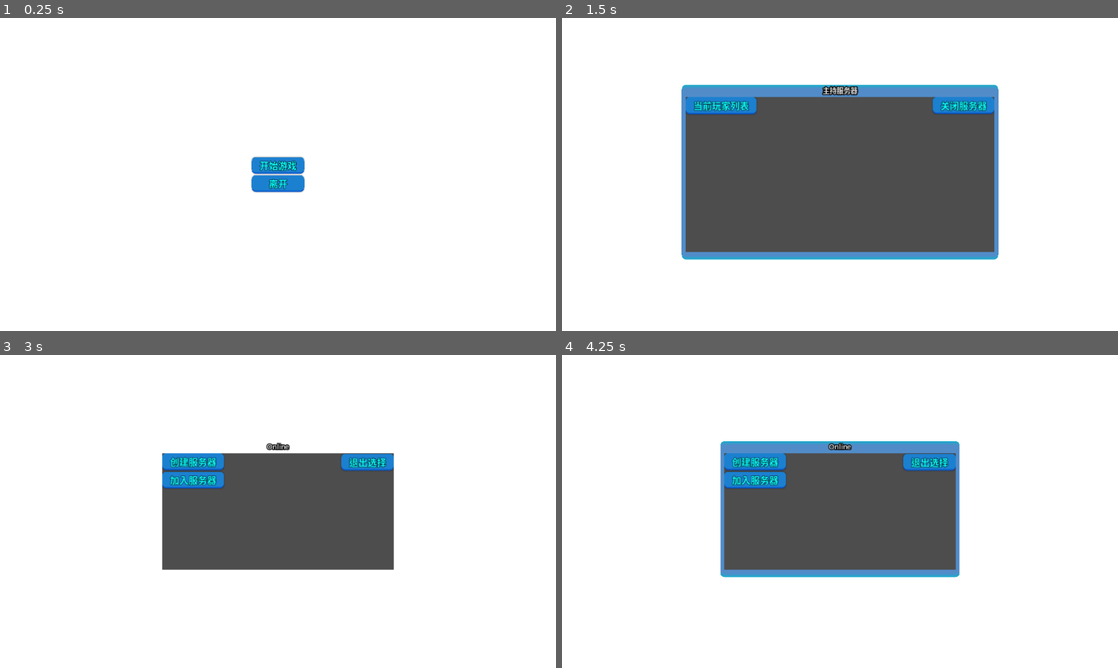
Above: before the commit, frames 1-4 (two rows, left to right).
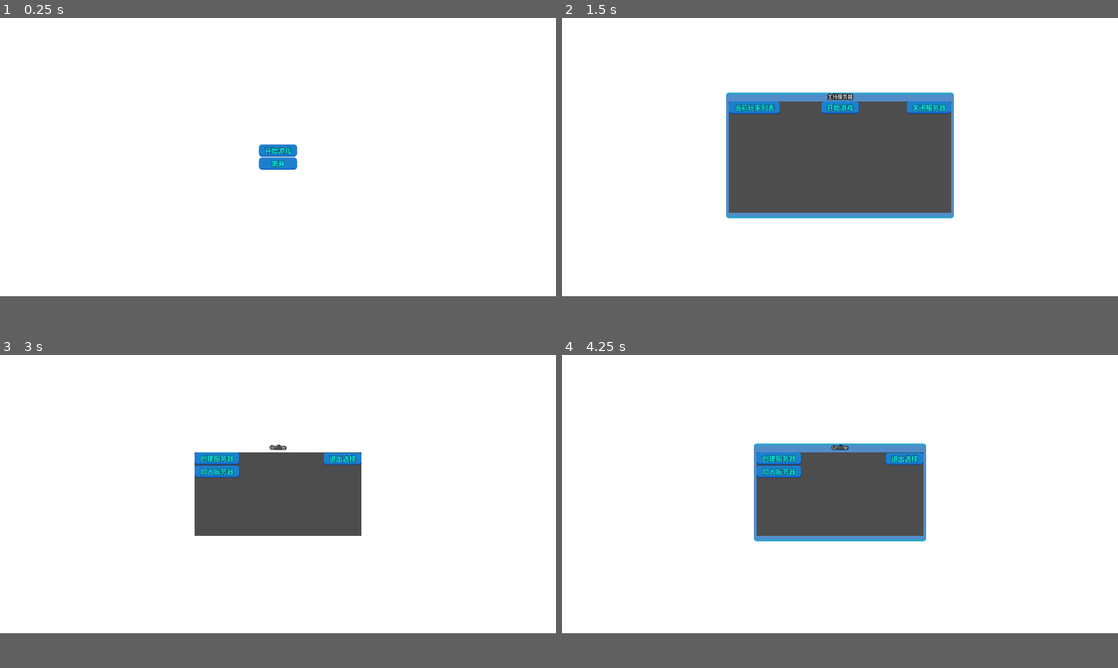
Above: after the commit, the same moments.

Repository: looooiiui/2D-Online-Sample-Game
Game: Godot game, scene res://02Scenes/MainMenu/main_menu.tscn
The game is run twice, just before and just after one commit, with the same random seed, the same clock (stepped at 60 frames per second) and the same inputs. The engine's default icon, where the game draws it, is replaced by a stand-in: a white triangle on a blue panel in a dark square.
Inputs:
- Up to frame 1 (0.25 s): no input
- Up to frame 2 (1.5 s): click "开始游戏" at 0.5 s; click "创建服务器" at 1.25 s
- Up to frame 3 (3 s): click "加入服务器" at 2 s; click "关闭服务器" at 2.75 s
- Up to frame 4 (4.25 s): click "开始游戏" at 3.5 s
In our replay, the window is 800x450 before the commit and 800x400 after it. These sizes can differ from the game's own. Grey fills any space a smaller window leaves; there, only what the larger window draws over its background counts as a difference.

The runs differ from the first frame. In frame 1, 1.3% of the frame differs, in the area x 45-55%, y 40-56%; in frame 2, 18%, in the area x 21-79%, y 21-78%; in frame 3, 8.8%; in frame 4, 11%.

Commit message:
1. 更新了局域网联机 2. 优化了网络架构

Diff:
--- a/00_Engine/MultiplayerOnline/Server/Client/client.gd
+++ b/00_Engine/MultiplayerOnline/Server/Client/client.gd
@@ -1,20 +1,30 @@
 extends Node2D
 
-const PORT: int 			= 7777
-const SERVER_IP: String 	= "127.0.0.1"
+#固定连接端口(演示)
+var PORT: int 			= 7777
+#本机测试地址
+var SERVER_IP: String 	= "26.224.10.101"
 
+#服务器连接超时信号
+signal server_connect_failed
+
+#创建客户端
 func create_client() -> bool:
 	var peer = ENetMultiplayerPeer.new()
 	if peer == null:
 		push_error("客户端启动失败")
 
-	#创建客户端
+	#创建客户端(对等体连接IP)
 	var err = peer.create_client(SERVER_IP, PORT)
 	if err != OK:
 		push_error("服务器启动失败")
 		return false
 	multiplayer.multiplayer_peer = peer
-	#监听连接结果
+
+	## 监听连接结果
+	## connected_to_server 			为Godot中网络自带API，负责检测成功连接到服务器(连接成功)
+	## connection_failed			为Godot中网络自带API，负责检测未能连接到服务器(连接超时)
+
 	multiplayer.connected_to_server.connect(_on_connected_ok)
 	multiplayer.connection_failed.connect(_on_connected_fail)
 	print("正在连接服务器")
@@ -26,15 +36,18 @@
 
 func _on_connected_fail() -> void:
 	print("连接服务器失败")
-	Server.alreadyCreateClient = false
+
+	#连接超时发送连接超时信号
+	server_connect_failed.emit()
 
 #断开客户端连接
 func close_client() -> bool:
+	#获取客户端对等体并清空
 	var peer = multiplayer.multiplayer_peer
 	if peer == null:
 		return false
 
-	#关闭服务器
+	#关闭客户端(防止服务器端口误点击关闭客户端而关闭服务端)
 	if multiplayer.get_unique_id() == 1:
 		push_error("本机器为服务端口，不是客户端口，不可使用客户端口关闭")
 		return false
--- /dev/null
+++ b/00_Engine/MultiplayerOnline/Server/GameRunnning/game_running.gd
@@ -0,0 +1,60 @@
+extends Node2D
+
+@export var player_position_dic:		Dictionary[String, Vector2]		= {}
+@export var player_list:				Array[String]					= []
+
+#服务器主玩家地址
+var server_position: 					Vector2							= Vector2(0, 0)
+# 外置调用同步API
+func sync_with_player_position_dic(send_position: Vector2 = Vector2(0, 0)):
+	_sync_with_player_position_dic.rpc(send_position)
+
+#任意端口发送位置
+@rpc("any_peer", "unreliable")
+func _sync_with_player_position_dic(send_position: Vector2 = Vector2(0, 0)) 				-> void:
+	# 增加新玩家位置
+	if multiplayer.get_unique_id() == 1:
+		#得到远程ID
+		var player_id: String = str(multiplayer.get_remote_sender_id())
+		#未连接退出
+		if player_id == "0":
+			return
+
+		#防止闪回 (0, 0)
+		if send_position == Vector2(0, 0):
+			return
+
+		player_position_dic[player_id] 	= send_position
+		player_position_dic["1"]		= server_position
+		player_list_get.rpc(player_position_dic)
+
+@rpc("authority", "reliable")
+func player_list_get(get_player_position_dic: Dictionary) 				-> void:
+	# 服务器端发送玩家列表
+	if multiplayer.get_unique_id() != 1:
+		player_position_dic = get_player_position_dic
+
+#客户端自检测
+func _detect_connect()				-> void:
+	## 检测联机节点
+	## 断连自动清除玩家列表
+	if multiplayer.multiplayer_peer == null:
+		if player_list != []:
+			player_list.clear()
+			player_position_dic.clear()
+		return
+
+	# 这里检测对等体是否为空或者本地离线对等体，清空玩家列表
+	if multiplayer.multiplayer_peer is OfflineMultiplayerPeer:
+		if player_list != []:
+			player_list.clear()
+			player_position_dic.clear()
+		return
+
+	var state = multiplayer.multiplayer_peer.get_connection_status()
+
+	#检查断连
+	if state == multiplayer.multiplayer_peer.CONNECTION_DISCONNECTED:
+		if player_list != []:
+			player_list.clear()
+			player_position_dic.clear()
--- /dev/null
+++ b/00_Engine/MultiplayerOnline/Server/ServerRunning/server_running.gd
@@ -0,0 +1,88 @@
+extends Node2D
+
+##	这里先演示同步玩家ID
+##	这里是手动同步，Godot可以使用multiplayer.get_peers()直接获得玩家列表
+##	拆开的手写同步的目的是:
+##	1. Godot中同步的玩家数据不会有服务器ID，需要手动加
+##	2. 将玩家列表从 服务器AutoLoad传出去而不是直接调用Godot网络API
+##	需要注意，@rpc 关键字标明的代码需要使用如 player_list_get.rpc(player_list) 来进行发射
+##	.rpc() 发射代码，括号里面可以写入传参
+
+#玩家列表
+var player_list: Array[String]				= []
+
+func _ready() -> void:
+	#初始化玩家信号连接
+	_initialize_signal()
+
+func _physics_process(delta: float) -> void:
+	#	持续检测玩家连接(注意这里是清空列表，不是持续更新列表)，更新列表
+	#	不是持续更新玩家列表，这里条件到了只执行一次
+	_detect_connect()
+
+#	接收到玩家连接信号，后将玩家列表更新
+func online_player_connect(peer_id: int) 			-> void:
+
+	##	只有服务器端第一时间更新数据
+	##	multiplayer.get_unique_id() == 1 这句是判断是否为服务器端
+	if multiplayer.get_unique_id() == 1:
+		print("服务器接收: 新玩家加入: ID: %d" % peer_id)
+		player_list.append(str(peer_id))
+		#发送数据给其他客户端对等体
+		player_list_get.rpc(player_list)
+		print("服务端口: ", player_list)
+
+	#	客户端受到玩家加入信号，输出玩家信息
+	if multiplayer.get_unique_id() != 1:
+		print("客户端接收: 新玩家加入: ID: %d" % peer_id)
+
+#	接收玩家断连接信号，更新玩家列表
+func online_player_disconnect(peer_id: int)						-> void:
+
+	# 断开连接清空数据(只有服务端)
+	if multiplayer.get_unique_id() == 1:
+		player_list.erase(str(peer_id))
+		# 服务器端发送玩家列表
+		player_list_get.rpc(player_list)
+		pass
+
+## 统一发送玩家列表
+## @rpc("authority", "reliable")
+## 意思为 1. 可发送端: 服务权威端  2. 发送模式: 可靠不丢包发送
+@rpc("authority", "reliable")
+func player_list_get(get_player_list: Array[String]) 				-> void:
+	# 服务器端发送玩家列表
+	if multiplayer.get_unique_id() != 1:
+		player_list = get_player_list
+		print("客户端口: ", player_list)
+
+#初始化连接所有玩家信号
+func _initialize_signal() 				-> void:
+	## 连接玩家连接，断连数据
+	## 连接函数 online_player_connect()
+	## 连接函数 online_player_disconnect()
+	## 触发信号自动连接发送函数
+	multiplayer.peer_connected.connect(online_player_connect)
+	multiplayer.peer_disconnected.connect(online_player_disconnect)
+
+#客户端自检测
+func _detect_connect()				-> void:
+	## 检测联机节点
+	## 断连自动清除玩家列表
+	if multiplayer.multiplayer_peer == null:
+		if player_list != []:
+			player_list.clear()
+		return
+
+	# 这里检测对等体是否为空或者本地离线对等体，清空玩家列表
+	if multiplayer.multiplayer_peer is OfflineMultiplayerPeer:
+		if player_list != []:
+			player_list.clear()
+		return
+
+	var state = multiplayer.multiplayer_peer.get_connection_status()
+
+	#检查断连
+	if state == multiplayer.multiplayer_peer.CONNECTION_DISCONNECTED:
+		if player_list != []:
+			player_list.clear()
--- /dev/null
+++ b/00_Engine/MultiplayerOnline/Server/ServerRunning/server_running.tscn
@@ -0,0 +1,6 @@
+[gd_scene format=3 uid="uid://c36jv81jqycua"]
+
+[ext_resource type="Script" uid="uid://bc6nqdj5tqbnm" path="res://00_Engine/MultiplayerOnline/Server/ServerRunning/server_running.gd" id="1_elqjm"]
+
+[node name="ServerRunning" type="Node2D" unique_id=1531499244]
+script = ExtResource("1_elqjm")
--- a/00_Engine/MultiplayerOnline/Server/ServerSide/ServerRunning/server_running.gd
+++ /dev/null
@@ -1,66 +0,0 @@
-extends Node2D
-
-var player_list: Array[String]				= []
-
-func _ready() -> void:
-	_initialize_signal()
-
-func _physics_process(delta: float) -> void:
-	_detect_connect()
-
-func online_player_connect(peer_id: int) 			-> void:
-	if multiplayer.get_unique_id() == 1:
-		print("服务器接收: 新玩家加入: ID: %d" % peer_id)
-		player_list.append(str(peer_id))
-		#发送数据
-		player_list_get.rpc(player_list)
-		print("服务端口: ", player_list)
-
-	if multiplayer.get_unique_id() != 1:
-		print("客户端接收: 新玩家加入: ID: %d" % peer_id)
-
-func online_player_disconnect(peer_id: int)						-> void:
-	#断开连接清空数据
-	if multiplayer.get_unique_id() == 1:
-		player_list.erase(str(peer_id))
-		player_list_get.rpc(player_list)
-		pass
-
-#统一发送玩家列表
-@rpc("authority", "reliable")
-func player_list_get(get_player_list: Array[String]) 				-> void:
-	if multiplayer.get_unique_id() != 1:
-		player_list = get_player_list
-		print("客户端口: ", player_list)
-
-#初始化连接所有玩家信号
-func _initialize_signal() 				-> void:
-	multiplayer.peer_connected.connect(_on_player_connected)
-	multiplayer.peer_disconnected.connect(_on_player_disconnect)
-
-func _on_player_connected(peer_id: int):
-	# 这里手动调用 RPC → 全网广播
-	online_player_connect(peer_id)
-
-func _on_player_disconnect(peer_id: int):
-	online_player_disconnect(peer_id)
-
-#客户端自检测
-func _detect_connect()				-> void:
-	#检测联机节点
-	if multiplayer.multiplayer_peer == null:
-		if player_list != []:
-			player_list.clear()
-		return
-
-	if multiplayer.multiplayer_peer is OfflineMultiplayerPeer:
-		if player_list != []:
-			player_list.clear()
-		return
-
-	var state = multiplayer.multiplayer_peer.get_connection_status()
-
-	#检查断联
-	if state == multiplayer.multiplayer_peer.CONNECTION_DISCONNECTED:
-		if player_list != []:
-			player_list.clear()
--- a/00_Engine/MultiplayerOnline/Server/ServerSide/ServerRunning/server_running.tscn
+++ /dev/null
@@ -1,6 +0,0 @@
-[gd_scene format=3 uid="uid://c36jv81jqycua"]
-
-[ext_resource type="Script" uid="uid://bc6nqdj5tqbnm" path="res://00_Engine/MultiplayerOnline/Server/ServerSide/ServerRunning/server_running.gd" id="1_elqjm"]
-
-[node name="ServerRunning" type="Node2D" unique_id=1531499244]
-script = ExtResource("1_elqjm")
--- a/00_Engine/MultiplayerOnline/Server/ServerSide/server_side.gd
+++ b/00_Engine/MultiplayerOnline/Server/ServerSide/server_side.gd
@@ -1,29 +1,32 @@
 extends Node2D
 
-const PORT: int 						= 7777
-const MAX_PLAYER: int 					= 4
+#演示，固定端口 7777，以及最大连接数量为4
+var PORT: int							= 7777
+var MAX_PLAYER: int 					= 4
 
-func _physics_process(delta: float) -> void:
-	pass
-
+#创建服务器
 func create_server() -> bool:
-	#创建连接器
+	#创建连接器(创建对等体，注意此时还没有规定服务端)
 	var peer = ENetMultiplayerPeer.new()
 
 	if peer == null:
 		push_error("服务器启动失败")
 		return false
-	#创建客户端
+
+	#创建服务端(这时候规定了此对等体为服务端)
 	var err = peer.create_server(PORT, MAX_PLAYER)
 	if err != OK:
 		push_error("服务器启动失败")
 		return false
 	multiplayer.multiplayer_peer = peer
-	#启动监听
+
+	## 启动监听
+	## peer_connected 			是Godot中网络连接自带信号，负责监听是否有新连接
+	##	peer_disconnected 		是Godot中网络连接自带信号，负责监听是否有连接断开
+
 	multiplayer.peer_connected.connect(_on_peer_connect)
 	multiplayer.peer_disconnected.connect(_on_peer_disconnect)
 	print("服务器启动，端口号:", PORT)
-	#获得服务器运行实例
 	return true
 
 #服务器接入端口
@@ -37,12 +40,13 @@
 
 #关闭服务器
 func close_serve() -> bool:
+	#获取服务器对等体并断开(关闭服务器)
 	var peer = multiplayer.multiplayer_peer
 	if peer == null:
 		return false
 
-	#关闭服务器
-	if !multiplayer.get_unique_id() == 1:
+	#关闭服务器(防止客户端因为某种原因点击关闭服务器后误关客户端自己)
+	if !(multiplayer.get_unique_id() == 1):
 		return false
 
 	#断开信号连接
--- a/00_Engine/MultiplayerOnline/Server/server.gd
+++ b/00_Engine/MultiplayerOnline/Server/server.gd
@@ -1,23 +1,32 @@
 extends Node2D
 
-#服务端口
+#服务端口,客户端口,服务器运行端口的变量(子管理器)
 @export var ServerSide: 		Node2D
 @export var Client: 			Node2D
 @export var ServerRunning:		Node2D
+@export var GameRunning:		Node2D
 
+#是否已经创建服务端(客户端)
 var alreadyCreateServe: bool 		= false
 var alreadyCreateClient: bool		= false
 
+func _ready() -> void:
+	#这里接收所有子管理器信号
+	_signal_initialize()
+
+#创建服务端
 func create_serve() -> void:
 	#只启动一次
 	if alreadyCreateServe or alreadyCreateClient:
 		return
 
+	#调用子管理器创建，得到是否创建成功的返回值
 	if ServerSide.create_server():
 		alreadyCreateServe = true
 		ServerRunning.player_list.append("1")
 
-func create_client() -> void:
+#创建客户端
+func create_client() 				-> void:
 	#只启动一次
 	if alreadyCreateClient or alreadyCreateServe:
 		return
@@ -25,7 +34,8 @@
 	if Client.create_client():
 		alreadyCreateClient = true
 
-func close_serve() -> void:
+#对外开放	关闭服务器
+func close_serve() 					-> void:
 	if !alreadyCreateServe:
 		return
 
@@ -35,7 +45,8 @@
 		return
 	alreadyCreateServe = false
 
-func close_client() -> void:
+#对外开放	关闭客户端
+func close_client() 				-> void:
 	if !alreadyCreateClient:
 		return
 
@@ -44,3 +55,41 @@
 		print("客户端关闭失败")
 		return
 	alreadyCreateClient = false
+
+## 子管理器信号连接
+func _signal_initialize()					-> void:
+	#这里连接的是子管理器客户端连接超时的信号
+	Client.server_connect_failed.connect(_on_client_connect_failed)
+
+# 客户端连接失败
+func _on_client_connect_failed()			-> void:
+	alreadyCreateClient = false
+
+# 同步玩家信息
+func sync_information(send_position: Vector2)-> void:
+	GameRunning.sync_with_player_position_dic(send_position)
+
+# 场景原因
+func change_all_scene(path: String) -> void:
+	# 服务器切换场景
+	if !multiplayer.get_unique_id() == 1:
+		return
+
+	rpc_change_scene(path)
+	rpc_change_scene.rpc(path)
+
+# 得到玩家列表
+func get_player_list()				-> Array:
+	return ServerRunning.player_list
+
+# 得到玩家位置信息字典
+func get_player_position_dic()						-> Dictionary:
+	return GameRunning.player_position_dic
+
+func change_main_player_position(main_position: Vector2)			-> void:
+	GameRunning.server_position = main_position
+
+#切换场景广播
+@rpc("any_peer", "reliable")
+func rpc_change_scene(path: String):
+	get_tree().change_scene_to_file(path)
--- a/00_Engine/MultiplayerOnline/Server/server.tscn
+++ b/00_Engine/MultiplayerOnline/Server/server.tscn
@@ -3,18 +3,23 @@
 [ext_resource type="Script" uid="uid://c2or8ccauygbw" path="res://00_Engine/MultiplayerOnline/Server/server.gd" id="1_u0pkt"]
 [ext_resource type="Script" uid="uid://if8v75eqy4as" path="res://00_Engine/MultiplayerOnline/Server/ServerSide/server_side.gd" id="2_dfbm5"]
 [ext_resource type="Script" uid="uid://c8tb10vpit8ri" path="res://00_Engine/MultiplayerOnline/Server/Client/client.gd" id="3_xp6l8"]
-[ext_resource type="PackedScene" uid="uid://c36jv81jqycua" path="res://00_Engine/MultiplayerOnline/Server/ServerSide/ServerRunning/server_running.tscn" id="3_xpw3h"]
+[ext_resource type="PackedScene" uid="uid://c36jv81jqycua" path="res://00_Engine/MultiplayerOnline/Server/ServerRunning/server_running.tscn" id="3_xpw3h"]
+[ext_resource type="Script" uid="uid://ccna5xnlomlpw" path="res://00_Engine/MultiplayerOnline/Server/GameRunnning/game_running.gd" id="5_rlug7"]
 
-[node name="Server" type="Node2D" unique_id=189778390 node_paths=PackedStringArray("ServerSide", "Client", "ServerRunning")]
+[node name="Server" type="Node2D" unique_id=189778390 node_paths=PackedStringArray("ServerSide", "Client", "ServerRunning", "GameRunning")]
 script = ExtResource("1_u0pkt")
 ServerSide = NodePath("ServerSide")
 Client = NodePath("Client")
-ServerRunning = NodePath("ServerSide/ServerRunning")
+ServerRunning = NodePath("ServerRunning")
+GameRunning = NodePath("GameRunning")
 
 [node name="ServerSide" type="Node2D" parent="." unique_id=825146537]
 script = ExtResource("2_dfbm5")
 
-[node name="ServerRunning" parent="ServerSide" unique_id=1531499244 instance=ExtResource("3_xpw3h")]
-
 [node name="Client" type="Node2D" parent="." unique_id=255755801]
 script = ExtResource("3_xp6l8")
+
+[node name="ServerRunning" parent="." unique_id=1531499244 instance=ExtResource("3_xpw3h")]
+
+[node name="GameRunning" type="Node2D" parent="." unique_id=914424193]
+script = ExtResource("5_rlug7")
--- a/02Scenes/MainMenu/WindowsMenu/OnlineGroup/HostWindows/host.gd
+++ b/02Scenes/MainMenu/WindowsMenu/OnlineGroup/HostWindows/host.gd
@@ -13,3 +13,7 @@
 func _on_exit_pressed() -> void:
 	Server.close_serve()
 	visible = false
+
+
+func _on_start_game_pressed() -> void:
+	Server.change_all_scene("res://02Scenes/MainTestRoot/multiplayer.tscn")
--- a/02Scenes/MainMenu/main_menu.tscn
+++ b/02Scenes/MainMenu/main_menu.tscn
@@ -4,9 +4,10 @@
 [ext_resource type="Script" uid="uid://jp5lkfu84nwj" path="res://02Scenes/MainMenu/WindowsMenu/windows_menu.gd" id="2_tx7fq"]
 [ext_resource type="Script" uid="uid://dq4rxnmt527ku" path="res://02Scenes/MainMenu/WindowsMenu/OnlineGroup/OnlineWindows/online_windows.gd" id="3_5k28i"]
 [ext_resource type="Script" uid="uid://dyrfv2w8uqo6i" path="res://02Scenes/MainMenu/WindowsMenu/OnlineGroup/HostWindows/host.gd" id="4_jhj0f"]
+[ext_resource type="PackedScene" uid="uid://cwrgaoibq5i8j" path="res://03_Game/PlayerList/PlayerList/player_list.tscn" id="5_0k5lx"]
 [ext_resource type="PackedScene" uid="uid://kms37wdg43jk" path="res://03_Game/PlayerList/single_player.tscn" id="5_2tkww"]
 [ext_resource type="Script" uid="uid://cr3py577bv4lc" path="res://02Scenes/MainMenu/WindowsMenu/OnlineGroup/JoinWindows/join.gd" id="5_7ym5f"]
-[ext_resource type="Script" uid="uid://by8t1dlslnntl" path="res://02Scenes/MainMenu/WindowsMenu/OnlineGroup/HostWindows/PlayerList/PlayerList/player_list.gd" id="5_vf6a1"]
+[ext_resource type="Script" uid="uid://by8t1dlslnntl" path="res://03_Game/PlayerList/PlayerList/player_list.gd" id="5_vf6a1"]
 
 [sub_resource type="CanvasTexture" id="CanvasTexture_oajpe"]
 
@@ -127,30 +128,32 @@
 
 [node name="ButtonGroup" type="Control" parent="MainMenu/WindowsMenu/OnlineGroup/Host" unique_id=690466477]
 layout_mode = 3
+anchors_preset = 5
+anchor_left = 0.5
+anchor_right = 0.5
+offset_left = -20.0
+offset_right = 20.0
+offset_bottom = 40.0
+grow_horizontal = 2
+
+[node name="StartGame" type="Button" parent="MainMenu/WindowsMenu/OnlineGroup/Host/ButtonGroup" unique_id=1614691605]
+layout_mode = 1
+anchors_preset = 5
+anchor_left = 0.5
+anchor_right = 0.5
+offset_left = -68.0
+offset_right = 68.0
+offset_bottom = 42.0
+grow_horizontal = 2
+text = "开始游戏"
+
+[node name="LabelGroup" type="Control" parent="MainMenu/WindowsMenu/OnlineGroup/Host" unique_id=1015943202]
+layout_mode = 3
 anchors_preset = 0
 offset_right = 40.0
 offset_bottom = 40.0
 
-[node name="LabelGroup" type="Control" parent="MainMenu/WindowsMenu/OnlineGroup/Host" unique_id=1015943202]
-layout_mode = 3
-anchors_preset = 0
-offset_right = 40.0
-offset_bottom = 40.0
-
-[node name="PlayerList" type="Control" parent="MainMenu/WindowsMenu/OnlineGroup/Host" unique_id=2102574400]
-layout_mode = 3
-anchors_preset = 0
-
-[node name="PlayerList" type="VBoxContainer" parent="MainMenu/WindowsMenu/OnlineGroup/Host/PlayerList" unique_id=1689219983]
-layout_mode = 0
-offset_right = 40.0
-offset_bottom = 40.0
-script = ExtResource("5_vf6a1")
-single_player = ExtResource("5_2tkww")
-
-[node name="ListName" type="Label" parent="MainMenu/WindowsMenu/OnlineGroup/Host/PlayerList/PlayerList" unique_id=1078039539]
-layout_mode = 2
-text = "当前玩家列表"
+[node name="PlayerList" parent="MainMenu/WindowsMenu/OnlineGroup/Host" unique_id=1434962450 instance=ExtResource("5_0k5lx")]
 
 [node name="Join" type="Window" parent="MainMenu/WindowsMenu/OnlineGroup" unique_id=1306000376 node_paths=PackedStringArray("Search_Label")]
 oversampling_override = 1.0
@@ -203,4 +206,5 @@
 [connection signal="pressed" from="MainMenu/WindowsMenu/OnlineGroup/OnlineWindows/ButtonGroup/VBox/CreateServer" to="MainMenu/WindowsMenu/OnlineGroup/OnlineWindows" method="_on_create_server_pressed"]
 [connection signal="pressed" from="MainMenu/WindowsMenu/OnlineGroup/OnlineWindows/ButtonGroup/VBox/JoinServer" to="MainMenu/WindowsMenu/OnlineGroup/OnlineWindows" method="_on_join_server_pressed"]
 [connection signal="pressed" from="MainMenu/WindowsMenu/OnlineGroup/Host/Exit" to="MainMenu/WindowsMenu/OnlineGroup/Host" method="_on_exit_pressed"]
+[connection signal="pressed" from="MainMenu/WindowsMenu/OnlineGroup/Host/ButtonGroup/StartGame" to="MainMenu/WindowsMenu/OnlineGroup/Host" method="_on_start_game_pressed"]
 [connection signal="pressed" from="MainMenu/WindowsMenu/OnlineGroup/Join/Exit" to="MainMenu/WindowsMenu/OnlineGroup/Join" method="_on_exit_pressed"]
--- /dev/null
+++ b/02Scenes/MainTestRoot/Players/players.gd
@@ -0,0 +1,12 @@
+extends Node2D
+
+@export var player: 				PackedScene
+@export var player_dic: 			Dictionary[String, Node]
+
+func _ready() -> void:
+	pass # Replace with function body.
+
+
+# Called every frame. 'delta' is the elapsed time since the previous frame.
+func _process(delta: float) -> void:
+	pass
--- a/02Scenes/MainTestRoot/multiplayer.gd
+++ b/02Scenes/MainTestRoot/multiplayer.gd
@@ -1,14 +1,27 @@
 extends Node2D
 
-@export var PlayerScene: PackedScene
+@export var PlayerScene: 		PackedScene
+@export var player_dic:			Dictionary[String, Node]
+@export var player_list:		Array[String]
 
 func _ready() -> void:
-	_initialize_main_root()
+	await get_tree().create_timer(1.0).timeout
+	_initialize_mulitplayer()
 
-# Called every frame. 'delta' is the elapsed time since the previous frame.
-func _process(delta: float) -> void:
+func _physics_process(delta: float) -> void:
 	pass
 
-#初始化位置
-func _initialize_main_root() -> void:
-	InstantiationTool.instantiationAny(PlayerScene, self, Vector2(100, 100))
+#多人持续检测函数
+func _mulitplayer_runner() 				-> void:
+	if player_list != Server.get_player_list():
+		player_list = Server.get_player_list()
+
+
+#初始化多人游戏实例
+func _initialize_mulitplayer()			-> void:
+	player_list = Server.get_player_list()
+	#加入玩家
+	for player_id in player_list:
+		var player_instantiation = InstantiationTool.instantiationAny(PlayerScene, self, Vector2(500, 500))
+		player_instantiation.player_id = player_id
+		player_dic[player_id] = player_instantiation
--- a/02Scenes/MainTestRoot/multiplayer.tscn
+++ b/02Scenes/MainTestRoot/multiplayer.tscn
@@ -3,6 +3,7 @@
 [ext_resource type="Script" uid="uid://cyl70r7unrlov" path="res://02Scenes/MainTestRoot/multiplayer.gd" id="1_0slbb"]
 [ext_resource type="PackedScene" uid="uid://cmo1q5b620r62" path="res://03_Game/Player/player.tscn" id="1_kuglq"]
 [ext_resource type="Texture2D" uid="uid://co30r6ae146hy" path="res://icon.svg" id="3_tw4pk"]
+[ext_resource type="Script" uid="uid://04c7u8mmd7eo" path="res://02Scenes/MainTestRoot/Players/players.gd" id="4_npglw"]
 
 [sub_resource type="TileSetAtlasSource" id="TileSetAtlasSource_0slbb"]
 texture = ExtResource("3_tw4pk")
@@ -27,3 +28,7 @@
 [node name="Map" type="TileMapLayer" parent="Map" unique_id=492746909]
 tile_map_data = PackedByteArray("AAAAAAAAAQABAAEAAAABAAAAAQABAAEAAAACAAAAAQABAAEAAAADAAAAAQABAAEAAAAEAAAAAQABAAEAAAAFAA …(1360 unchanged characters)…
 tile_set = SubResource("TileSet_tw4pk")
+
+[node name="Players" type="Node2D" parent="." unique_id=2074602333]
+script = ExtResource("4_npglw")
+player = ExtResource("1_kuglq")
--- a/03_Game/Player/player.gd
+++ b/03_Game/Player/player.gd
@@ -1,20 +1,44 @@
 extends CharacterBody2D
 
 @export var move_speed: float 			= 500
+@export var player_move_lerp: float     = 6
+@export var player_dic: Dictionary
 
-func _ready() -> void:
-	pass # Replace with function body.
+var player_id:			String			= ""
 
 
 func _physics_process(delta: float) -> void:
 	#玩家移动主循环
+	_sync_information()
 	_player_move(delta)
+	_other_player_move(delta)
+	_server_main_player_bind()
 	move_and_slide()
 
+#控制端玩家移动
 func _player_move(delta: float) -> void:
-	#玩家移动输入
+	#玩家移动输入(只允许对应ID玩家控制自己的玩家)
+	if	player_id != str(multiplayer.get_unique_id()):
+		return
+
 	var move_dir = Input.get_vector("left", "right", "up", "down")
 	move_dir = move_dir.normalized()
 
 	velocity.x = move_dir.x * move_speed
 	velocity.y = move_dir.y * move_speed
+
+
+func _sync_information()					-> void:
+	if player_id == str(multiplayer.get_unique_id()):
+		Server.sync_information(global_position)
+
+#其他玩家移动
+func _other_player_move(delta: float) 		-> void:
+	#平滑防抖动
+	var target_position = Server.get_player_position_dic().get(player_id, global_position)
+	global_position = lerp(global_position, target_position, player_move_lerp * delta)
+	pass
+
+func _server_main_player_bind()				-> void:
+	if player_id == "1":
+		Server.change_main_player_position(global_position)
--- a/03_Game/Player/player.tscn
+++ b/03_Game/Player/player.tscn
@@ -3,15 +3,8 @@
 [ext_resource type="Script" uid="uid://ctjhoql4ktbim" path="res://03_Game/Player/player.gd" id="1_ok6uv"]
 [ext_resource type="Texture2D" uid="uid://co30r6ae146hy" path="res://icon.svg" id="2_mg1oj"]
 
-[sub_resource type="RectangleShape2D" id="RectangleShape2D_xhyas"]
-size = Vector2(21, 21)
-
 [node name="Player" type="CharacterBody2D" unique_id=1394657161]
 script = ExtResource("1_ok6uv")
-
-[node name="CollBody" type="CollisionShape2D" parent="." unique_id=409257305]
-scale = Vector2(6.09, 6.09)
-shape = SubResource("RectangleShape2D_xhyas")
 
 [node name="SPRITE" type="Node2D" parent="." unique_id=1574763310]
 
--- a/02Scenes/MainMenu/WindowsMenu/OnlineGroup/HostWindows/PlayerList/PlayerList/player_list.gd
+++ b/03_Game/PlayerList/PlayerList/player_list.gd
@@ -15,8 +15,8 @@
 
 #同步网络玩家数据
 func _sync_with_player_list() 			-> void:
-	if player_list != Server.ServerRunning.player_list:
-		player_list = Server.ServerRunning.player_list
+	if player_list != Server.get_player_list():
+		player_list = Server.get_player_list()
 
 	#刷新玩家列表
 	for single_player_instantion in PlayerList:
--- /dev/null
+++ b/03_Game/PlayerList/PlayerList/player_list.tscn
@@ -0,0 +1,19 @@
+[gd_scene format=3 uid="uid://cwrgaoibq5i8j"]
+
+[ext_resource type="Script" uid="uid://by8t1dlslnntl" path="res://03_Game/PlayerList/PlayerList/player_list.gd" id="1_atyvx"]
+[ext_resource type="PackedScene" uid="uid://kms37wdg43jk" path="res://03_Game/PlayerList/single_player.tscn" id="2_3drec"]
+
+[node name="PlayerList" type="Control" unique_id=1434962450]
+layout_mode = 3
+anchors_preset = 0
+
+[node name="PlayerList" type="VBoxContainer" parent="." unique_id=1482048657]
+layout_mode = 0
+offset_right = 40.0
+offset_bottom = 40.0
+script = ExtResource("1_atyvx")
+single_player = ExtResource("2_3drec")
+
+[node name="ListName" type="Label" parent="PlayerList" unique_id=1669616799]
+layout_mode = 2
+text = "当前玩家列表"
--- a/project.godot
+++ b/project.godot
@@ -22,6 +22,8 @@
 
 [display]
 
+window/size/viewport_width=1600
+window/size/viewport_height=800
 window/stretch/scale=0.8
 
 [dotnet]
Not shown, added: 00_Engine/MultiplayerOnline/Server/GameRunnning/game_running.gd.uid
Renamed: 00_Engine/MultiplayerOnline/Server/ServerSide/ServerRunning/server_running.gd.uid -> 00_Engine/MultiplayerOnline/Server/ServerRunning/server_running.gd.uid
Not shown, added: 02Scenes/MainTestRoot/Players/players.gd.uid
Renamed: 02Scenes/MainMenu/WindowsMenu/OnlineGroup/HostWindows/PlayerList/PlayerList/player_list.gd.uid -> 03_Game/PlayerList/PlayerList/player_list.gd.uid
Not shown, added: export_presets.cfg
